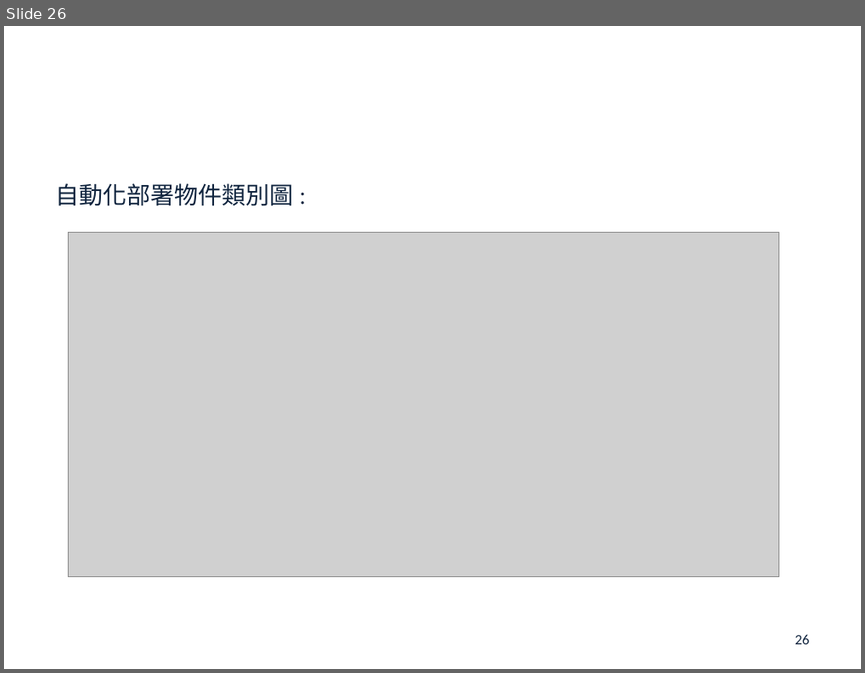
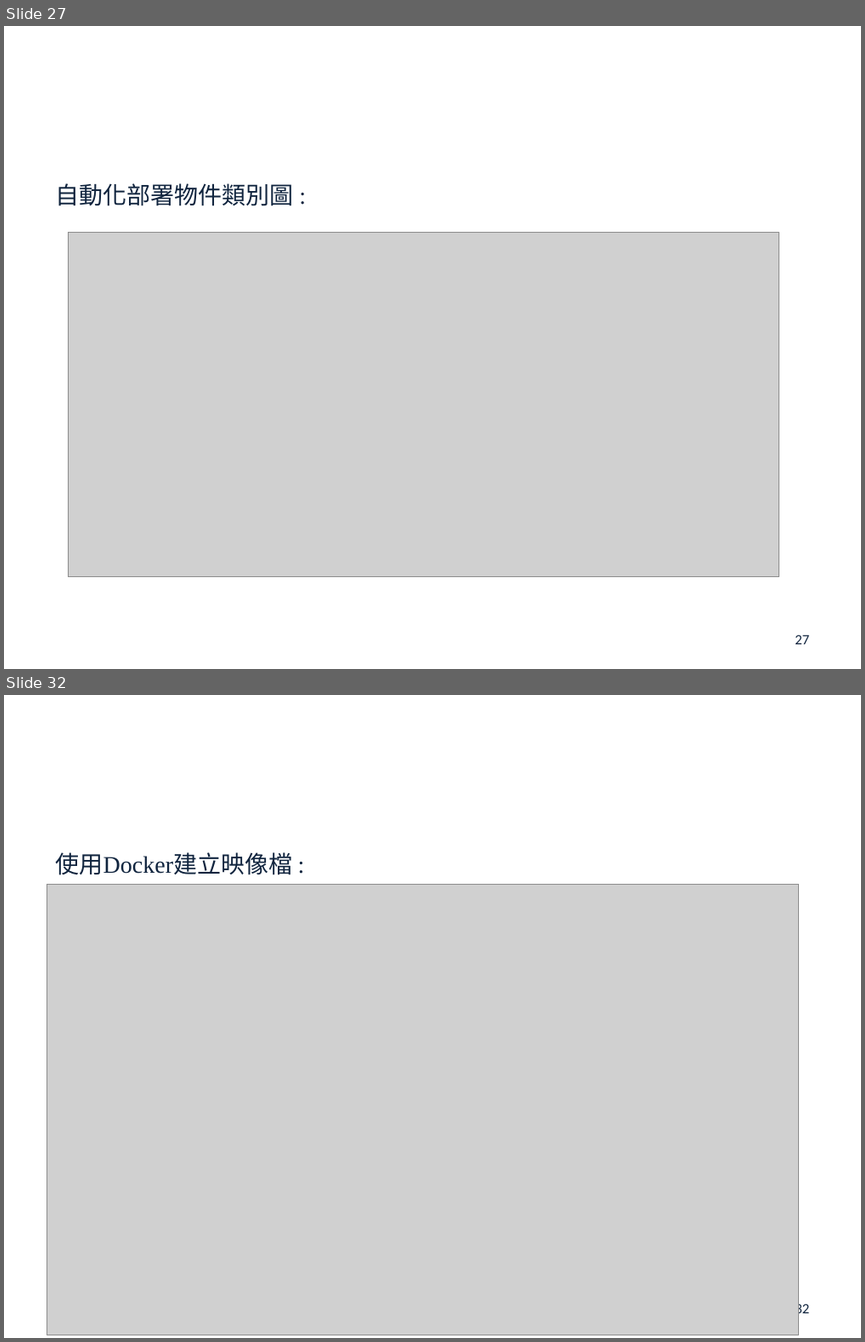
Before and after one commit to john78530/thesis, a slide deck: Oral.pptx. Shown one above the other, each under a label of ours: slide 26 before the commit, slides 27 and 32 after it; the slides between them are not shown. The pictures are 865x673 and 865x1342 pixels, drawn with LibreOffice and Linux fonts; fonts in the diff are those of the drawing; grey boxes stand for pictures; background and template pictures are left out. Boxes give left, top, right and bottom in pixels: in the first picture for what was removed or moved away, otherwise in the second. Text is boxed around its words. In the diff, an @@ line names an element or a change of style, - is before the commit and + after.

```diff
--- a/Oral.pptx
+++ b/Oral.pptx
@@ slide 32 added at (x1=4, y1=695, x2=861, y2=1338), background picture (left out) @@
@@ text added at (x1=55, y1=852, x2=292, y2=875), 20 pt, text #0F243E @@
+使用Docker建立映像檔 :
@@ picture added at (x1=46, y1=884, x2=799, y2=1334) @@
@@ page number added at (x1=794, y1=1302, x2=809, y2=1317), 12 pt, text #0F243E @@
+32
@@ what was slide 26 is now slide 27 @@
@@ page number at (x1=794, y1=635, x2=809, y2=644): text changed @@
-26
+27
```
Also in this commit, not shown: 20 slides changed, 15 other slides added, 3 slides removed, 1 other file.
